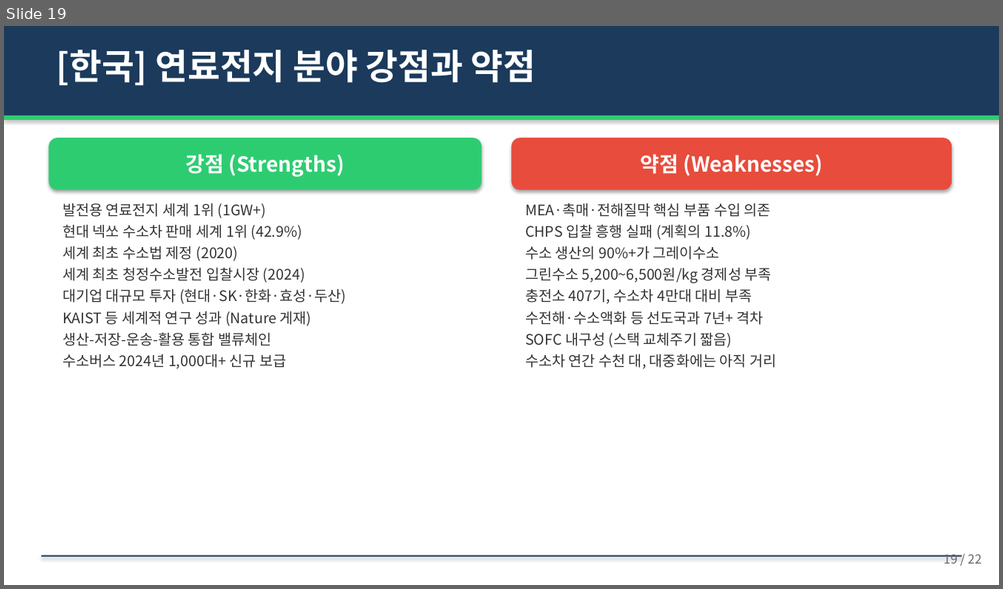
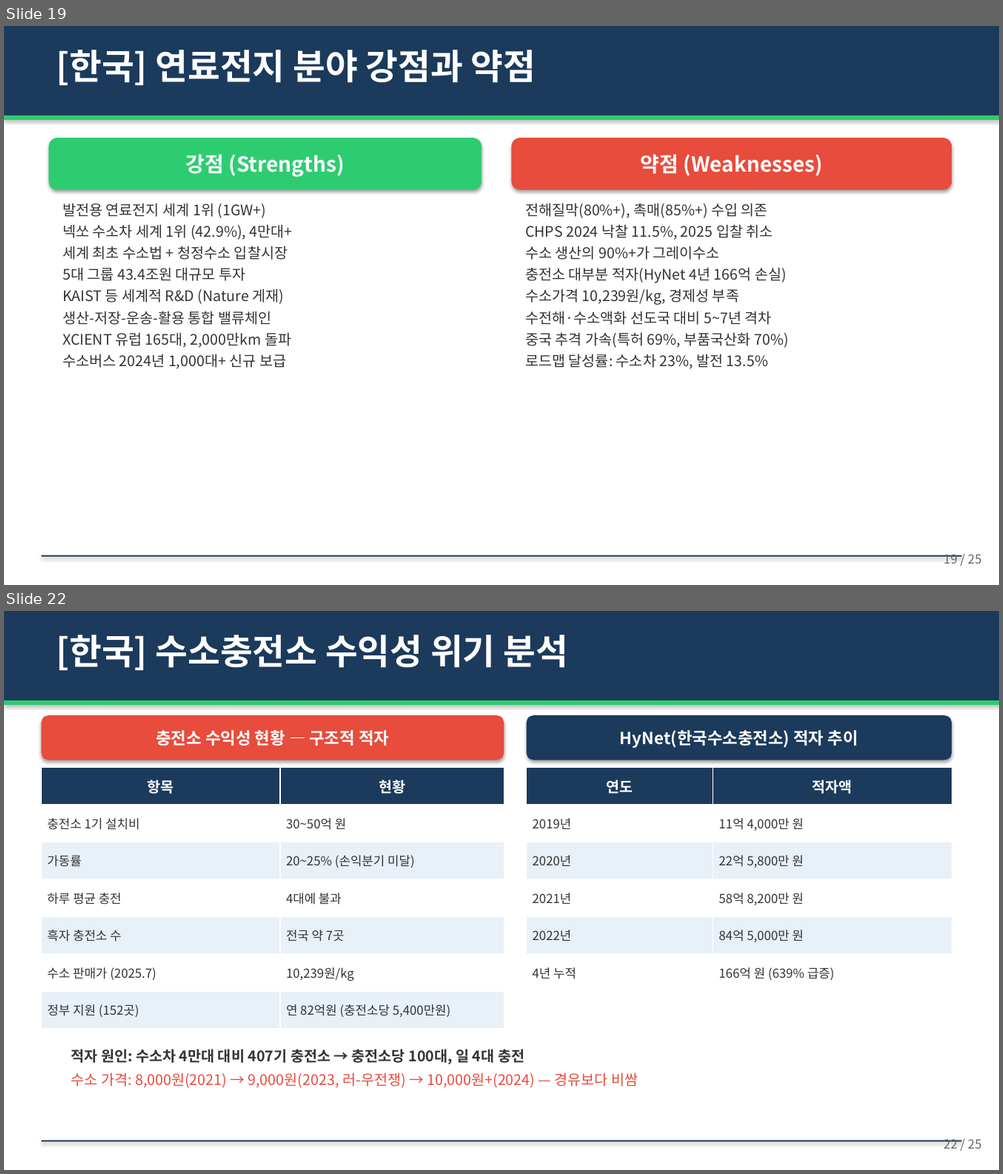
Before and after one commit to hpark1947/Hydrogen, a slide deck: 연료전지/연료전지_발표자료.pptx. Shown one above the other, each under a label of ours: slide 19 before the commit, slides 19 and 22 after it; the slides between them are not shown. The pictures are 1003x589 and 1003x1174 pixels, drawn with LibreOffice and Linux fonts; fonts in the diff are those of the drawing. Boxes give left, top, right and bottom in pixels: in the first picture for what was removed or moved away, otherwise in the second. Text is boxed around its words. In the diff, an @@ line names an element or a change of style, - is before the commit and + after.

```diff
--- a/연료전지/연료전지_발표자료.pptx
+++ b/연료전지/연료전지_발표자료.pptx
@@ slide 22 added at [4, 611, 999, 1170], background #FFFFFF @@
@@ rectangle added at [4, 611, 999, 701], fill #1B3A5C @@
@@ text added at [56, 635, 568, 670], 34 pt, text #FFFFFF, bold @@
+[한국] 수소충전소 수익성 위기 분석
@@ rectangle added at [4, 701, 999, 705], fill #2ECC71 @@
@@ rounded rectangle added at [41, 715, 504, 760], fill #E74C3C, 16 pt, text #FFFFFF, bold @@
+충전소 수익성 현황 — 구조적 적자
@@ rounded rectangle added at [526, 715, 951, 760], fill #1B3A5C, 16 pt, text #FFFFFF, bold @@
+HyNet(한국수소충전소) 적자 추이
@@ table added at [41, 768, 504, 1029], 7 rows, 2 columns @@
+항목 | 현황
+충전소 1기 설치비 | 30~50억 원
+가동률 | 20~25% (손익분기 미달)
+하루 평균 충전 | 4대에 불과
+흑자 충전소 수 | 전국 약 7곳
+수소 판매가 (2025.7) | 10,239원/kg
+정부 지원 (152곳) | 연 82억원 (충전소당 5,400만원)
@@ table added at [526, 768, 951, 991], 6 rows, 2 columns @@
+연도 | 적자액
+2019년 | 11억 4,000만 원
+2020년 | 22억 5,800만 원
+2021년 | 58억 8,200만 원
+2022년 | 84억 5,000만 원
+4년 누적 | 166억 원 (639% 급증)
@@ text added at [71, 1049, 637, 1088], 14 pt, text #E74C3C @@
+적자 원인: 수소차 4만대 대비 407기 충전소 → 충전소당 100대, 일 4대 충전
+수소 가격: 8,000원(2021) → 9,000원(2023, 러-우전쟁) → 10,000원+(2024) — 경유보다 비쌈
@@ rectangle added at [41, 1141, 962, 1142], fill #1B3A5C @@
@@ text added at [943, 1139, 982, 1149], 12 pt, text #666666 @@
+22 / 25
@@ slide 19 changed as well @@
@@ text at [525, 203, 773, 240]: text changed @@
-MEA·촉매·전해질막 핵심 부품 수입 의존
-CHPS 입찰 흥행 실패 (계획의 11.8%)
+전해질막(80%+), 촉매(85%+) 수입 의존
+CHPS 2024 낙찰 11.5%, 2025 입찰 취소
@@ text at [62, 224, 293, 304]: text changed @@
-현대 넥쏘 수소차 판매 세계 1위 (42.9%)
-세계 최초 수소법 제정 (2020)
-세계 최초 청정수소발전 입찰시장 (2024)
-대기업 대규모 투자 (현대·SK·한화·효성·두산)
-KAIST 등 세계적 연구 성과 (Nature 게재)
+넥쏘 수소차 세계 1위 (42.9%), 4만대+
+세계 최초 수소법 + 청정수소 입찰시장
+5대 그룹 43.4조원 대규모 투자
+KAIST 등 세계적 R&D (Nature 게재)
@@ text at [525, 267, 788, 369]: text changed @@
-그린수소 5,200~6,500원/kg 경제성 부족
-충전소 407기, 수소차 4만대 대비 부족
-수전해·수소액화 등 선도국과 7년+ 격차
-SOFC 내구성 (스택 교체주기 짧음)
-수소차 연간 수천 대, 대중화에는 아직 거리
+충전소 대부분 적자(HyNet 4년 166억 손실)
+수소가격 10,239원/kg, 경제성 부족
+수전해·수소액화 선도국 대비 5~7년 격차
+중국 추격 가속(특허 69%, 부품국산화 70%)
+로드맵 달성률: 수소차 23%, 발전 13.5%
@@ text at [62, 332, 291, 348]: paragraph added @@
+XCIENT 유럽 165대, 2,000만km 돌파
@@ text at [943, 554, 982, 564]: text changed @@
-19 / 22
+19 / 25
```
Also in this commit, not shown: 20 other slides changed, 2 other slides added, 4 other files.
